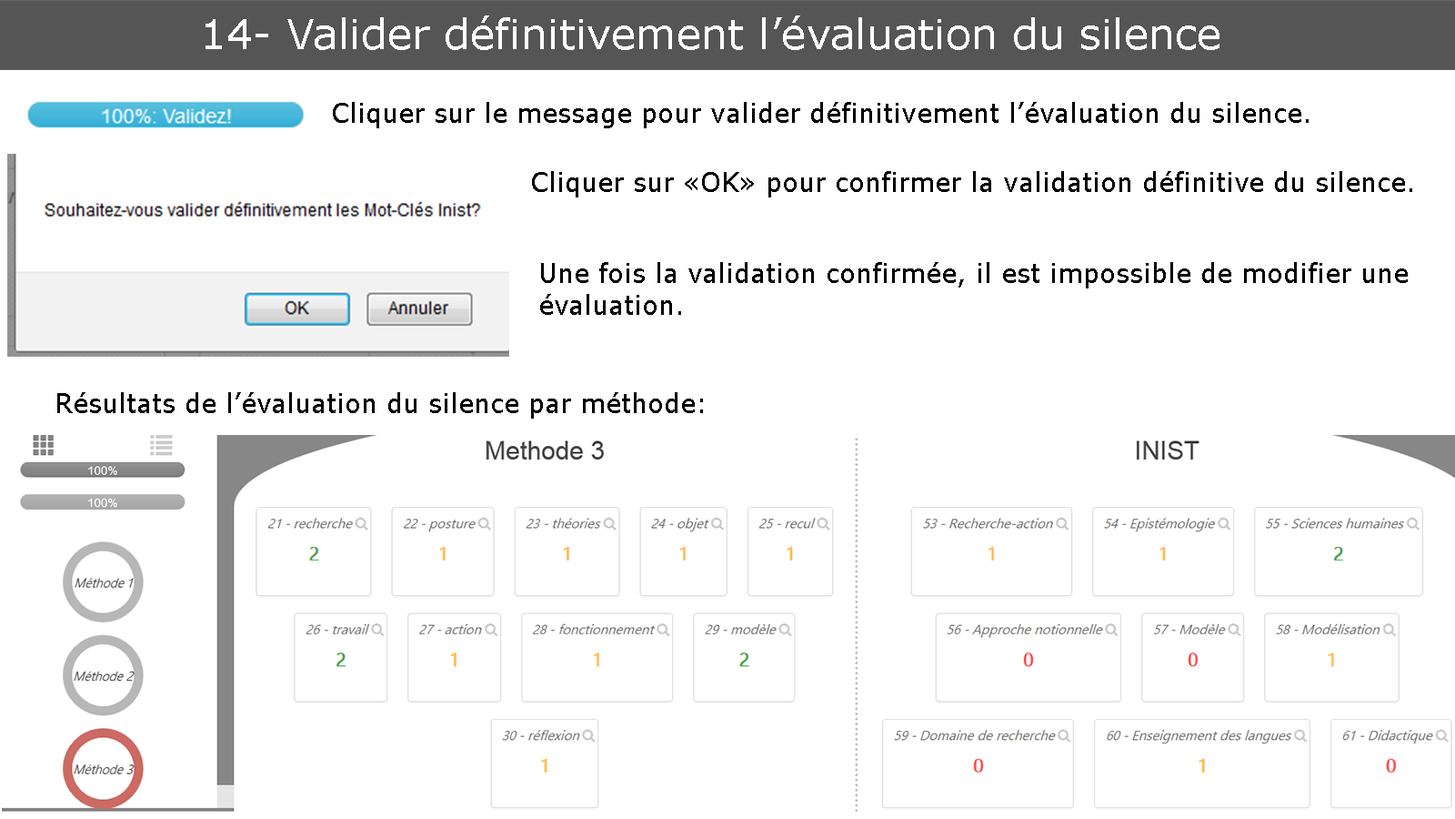
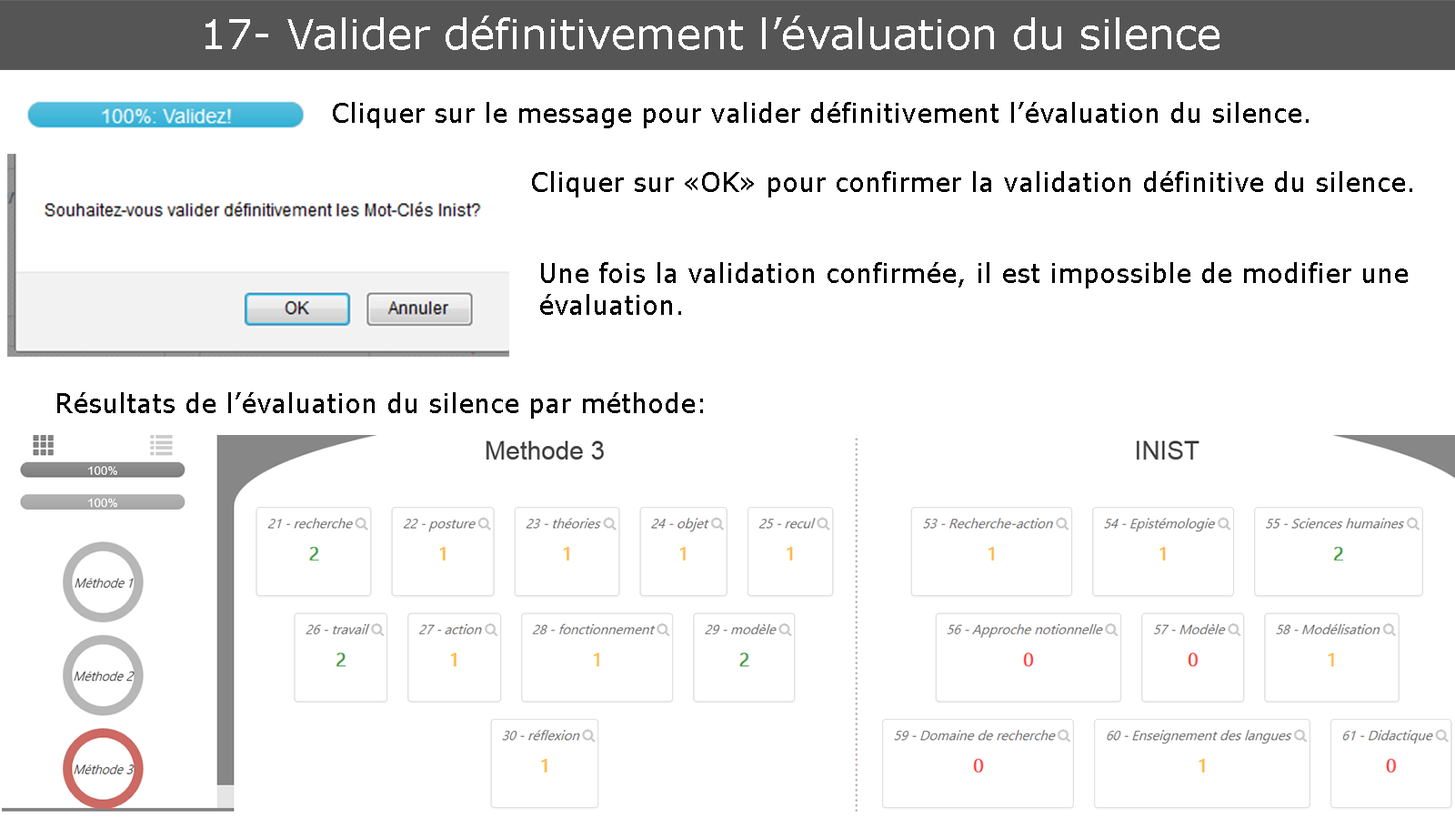
Two versions of the same layered image (1455x819). Layer-by-layer changes:
renamed "14- Valider définitivement l’évaluation du silence" to "17- Valider définitivement l’évaluation du silence", painted on it over <box>228,19,252,50</box>
